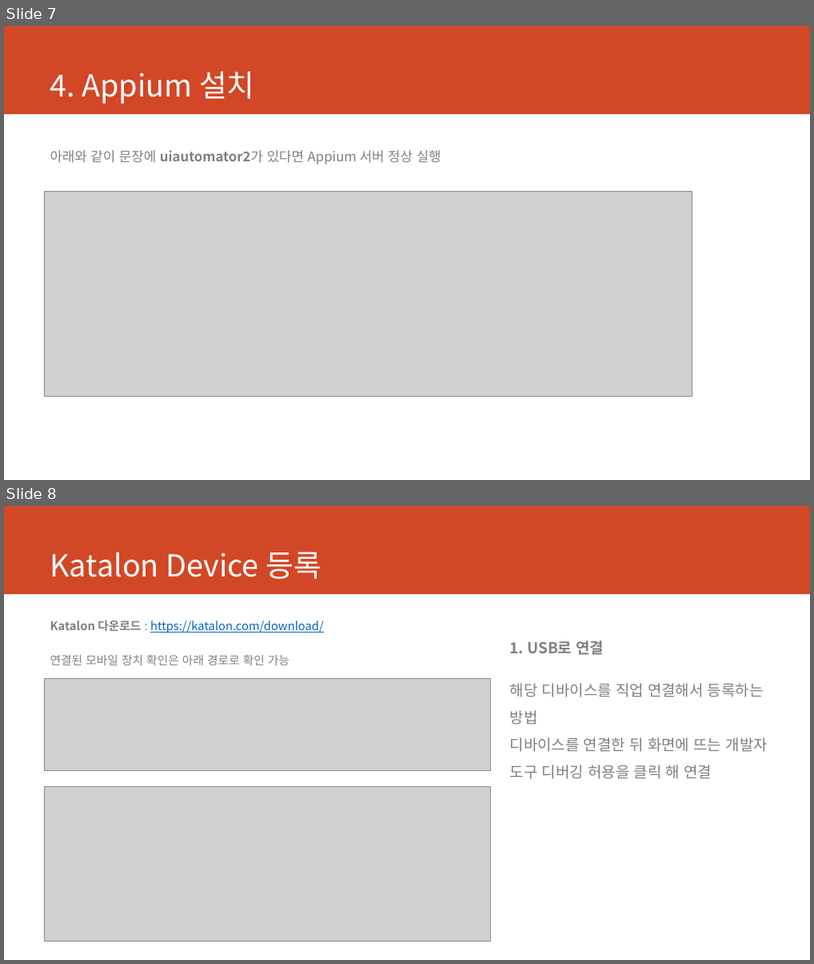
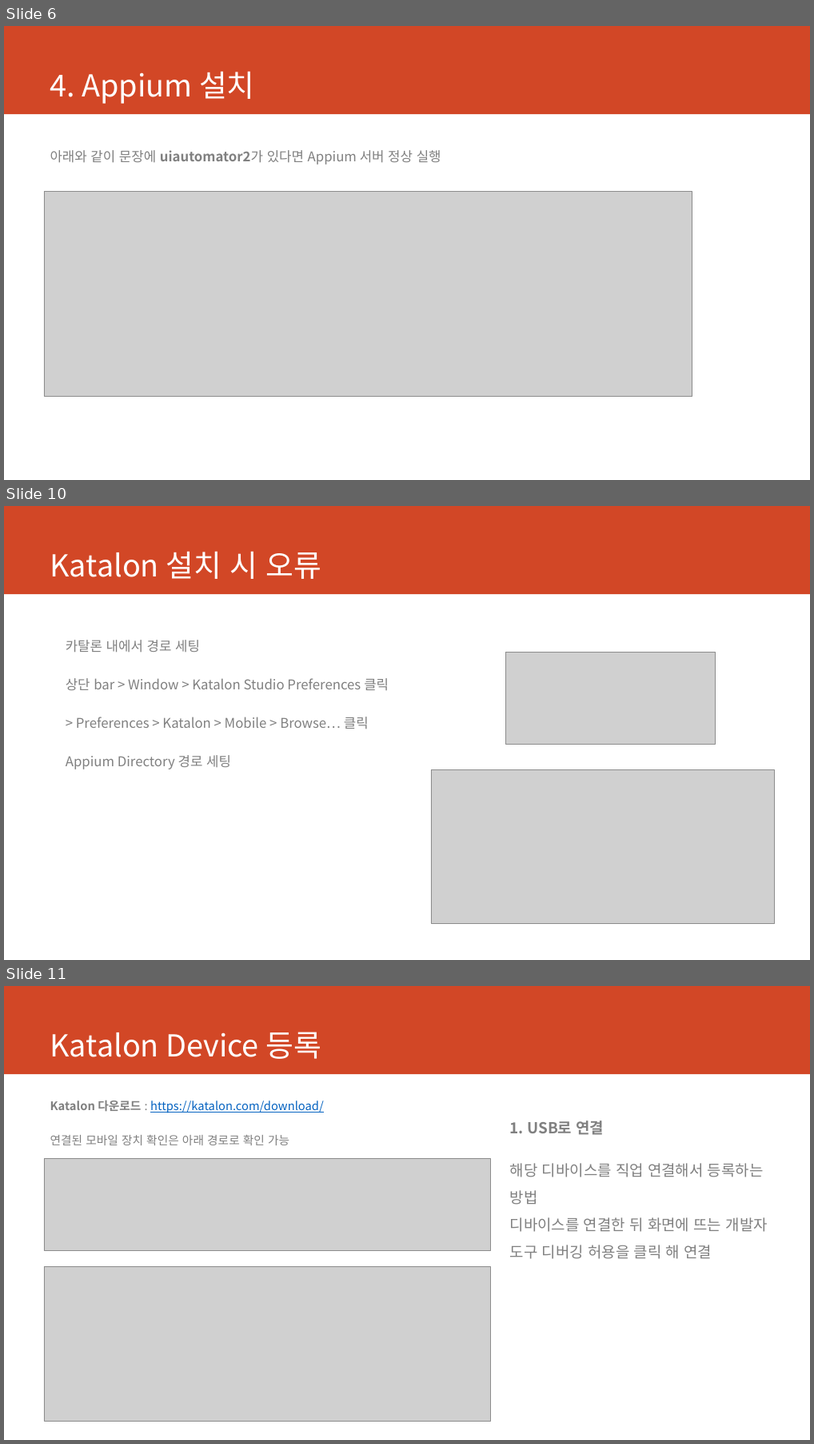
Before and after one commit to jykim240106/katalon, a slide deck: Katalon 설치 가이드.pptx. Shown one above the other, each under a label of ours: slides 7 and 8 before the commit, slides 6, 10 and 11 after it; the slides between them are not shown. The pictures are 814x964 and 814x1444 pixels, drawn with LibreOffice and Linux fonts; fonts in the diff are those of the drawing; grey boxes stand for pictures. Boxes give left, top, right and bottom in pixels: in the first picture for what was removed or moved away, otherwise in the second. Text is boxed around its words. In the diff, an @@ line names an element or a change of style, - is before the commit and + after.

```diff
--- a/Katalon 설치 가이드.pptx
+++ b/Katalon 설치 가이드.pptx
@@ slide 10 added at box(4, 506, 810, 960), background #FFFFFF; not listed: 1 template element that a slide beside it also shows @@
@@ title added at box(50, 551, 322, 579), 36 pt, text #FFFFFF @@
+Katalon 설치 시 오류
@@ text added at box(66, 640, 389, 769), 16 pt, text #808080 @@
+카탈론 내에서 경로 세팅
+상단 bar > Window > Katalon Studio Preferences 클릭
+> Preferences > Katalon > Mobile > Browse… 클릭
+Appium Directory 경로 세팅
@@ picture added at box(506, 652, 716, 744) @@
@@ picture added at box(431, 770, 774, 923) @@
@@ what was slide 7 is now slide 6 @@
@@ what was slide 8 is now slide 11 @@
```
Also in this commit, not shown: 6 slides changed, 2 other slides added.
